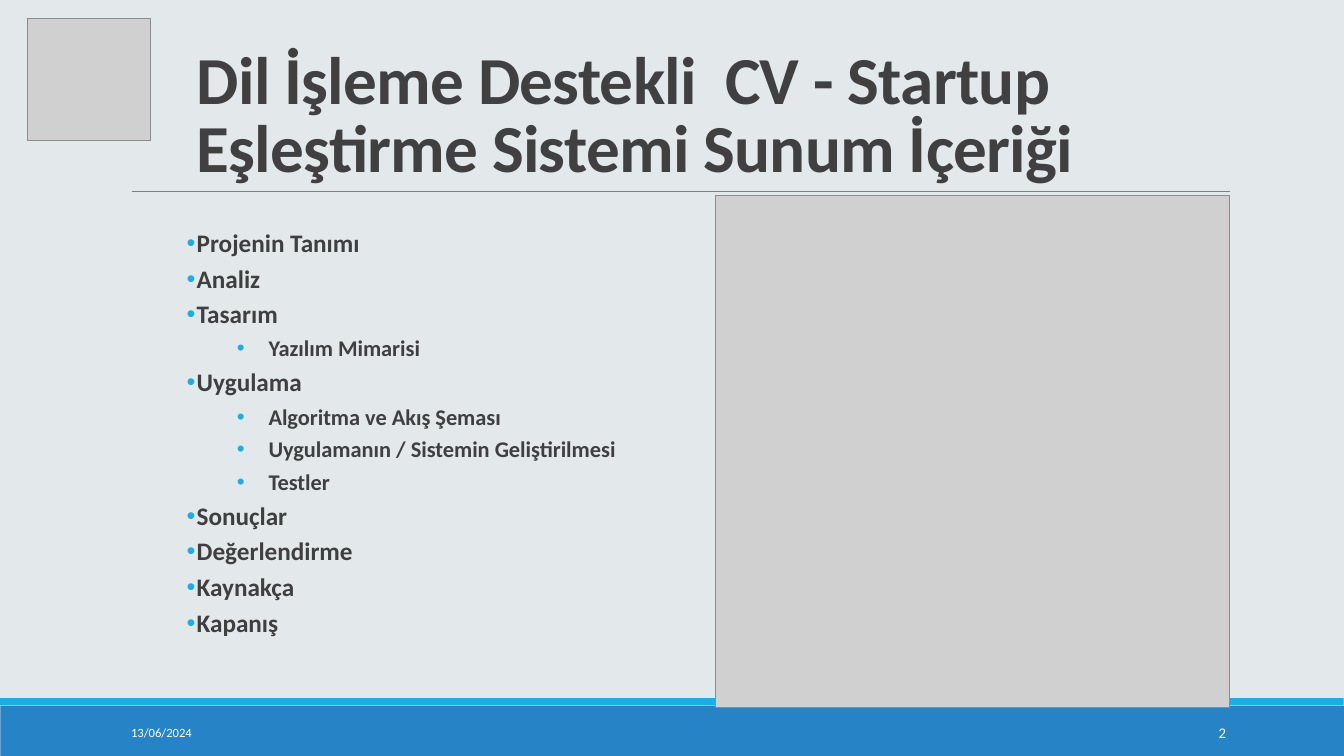
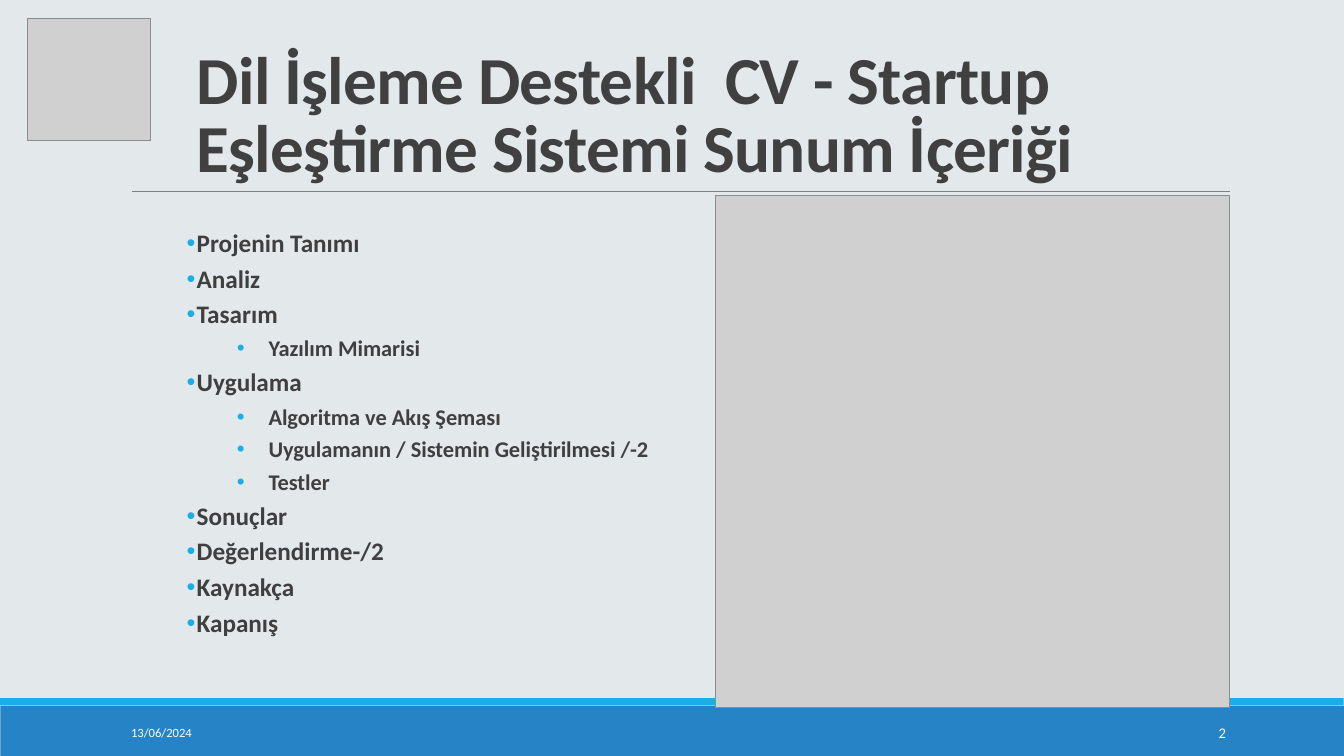
Before and after one commit to hmyrcmn/bitirme, a slide deck: slide 2 of 19360859053_HumeyraCimen_BitirmeSunum.pptx. Drawn at 1344x756 pixels with LibreOffice and Linux fonts; fonts in the diff are those of the drawing; grey boxes stand for pictures. Boxes give left, top, right and bottom in pixels: in the first picture for what was removed or moved away, otherwise in the second. Text is boxed around its words. In the diff, an @@ line names an element or a change of style, - is before the commit and + after.

```diff
--- a/19360859053_HumeyraCimen_BitirmeSunum.pptx
+++ b/19360859053_HumeyraCimen_BitirmeSunum.pptx
@@ text at (269, 441, 649, 461): text changed @@
-  • Uygulamanın / Sistemin Geliştirilmesi
+  • Uygulamanın / Sistemin Geliştirilmesi /-2
@@ text at (197, 542, 384, 565): text changed @@
-• Değerlendirme
+• Değerlendirme-/2
```
Also in this commit, not shown: 4 other slides changed, 1 slide added, 1 other file.
